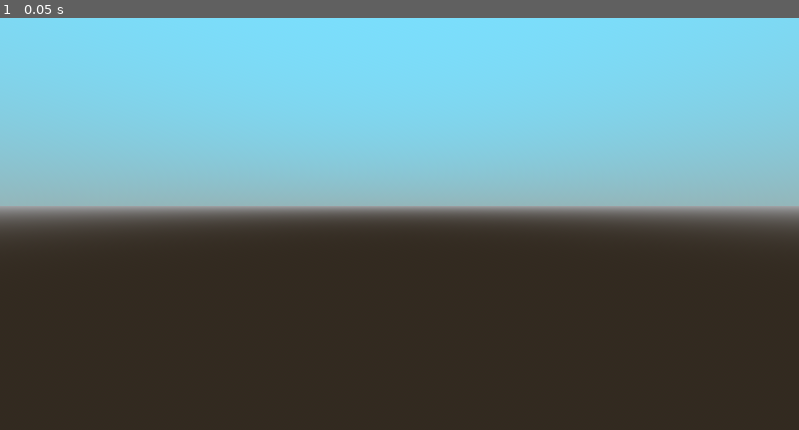
Above: before the commit, frame 1.
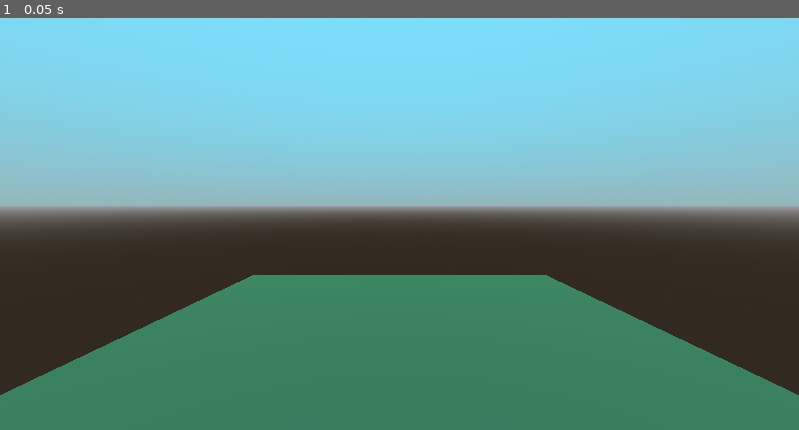
Above: after the commit, the same moment.

Repository: juliohq/projeto-plataforma
Game: Godot game, scene res://niveis/nivel.tscn
Same seed, same stepped clock (60 frames per second), same inputs: the game is played once before the commit and once after it.
Inputs:
- Up to frame 1 (0.05 s): no input

The runs differ from the first frame. In frame 1, 28% of the frame differs, in the area x 0-100%, y 62-100%.

Commit message:
Adicionar grama e iluminação

Diff:
--- /dev/null
+++ b/niveis/grama.tscn
@@ -0,0 +1,11 @@
+[gd_scene load_steps=3 format=3 uid="uid://dynfap08bljhi"]
+
+[sub_resource type="StandardMaterial3D" id="StandardMaterial3D_r3otg"]
+albedo_color = Color(0.176471, 0.392157, 0.247059, 1)
+
+[sub_resource type="BoxMesh" id="BoxMesh_vods2"]
+material = SubResource("StandardMaterial3D_r3otg")
+size = Vector3(4, 0.1, 4)
+
+[node name="Grama" type="MeshInstance3D"]
+mesh = SubResource("BoxMesh_vods2")
--- a/niveis/nivel.tscn
+++ b/niveis/nivel.tscn
@@ -1,6 +1,7 @@
-[gd_scene load_steps=5 format=3 uid="uid://ccykbjcvdm5y7"]
+[gd_scene load_steps=6 format=3 uid="uid://ccykbjcvdm5y7"]
 
 [ext_resource type="Script" path="res://niveis/nivel.gd" id="1_v5hbb"]
+[ext_resource type="PackedScene" uid="uid://dynfap08bljhi" path="res://niveis/grama.tscn" id="2_sn4ti"]
 
 [sub_resource type="ProceduralSkyMaterial" id="ProceduralSkyMaterial_77t37"]
 sky_top_color = Color(0.47451, 0.878431, 1, 1)
@@ -17,7 +18,13 @@
 script = ExtResource("1_v5hbb")
 
 [node name="Camera" type="Camera3D" parent="."]
+transform = Transform3D(1, 0, 0, 0, 1, 0, 0, 0, 1, 0, 1, 2)
 current = true
 
 [node name="Ambiente" type="WorldEnvironment" parent="."]
 environment = SubResource("Environment_whal4")
+
+[node name="Grama" parent="." instance=ExtResource("2_sn4ti")]
+
+[node name="Sol" type="DirectionalLight3D" parent="."]
+transform = Transform3D(1, 0, 0, 0, 0.707107, 0.707107, 0, -0.707107, 0.707107, 0, 5, 4)
